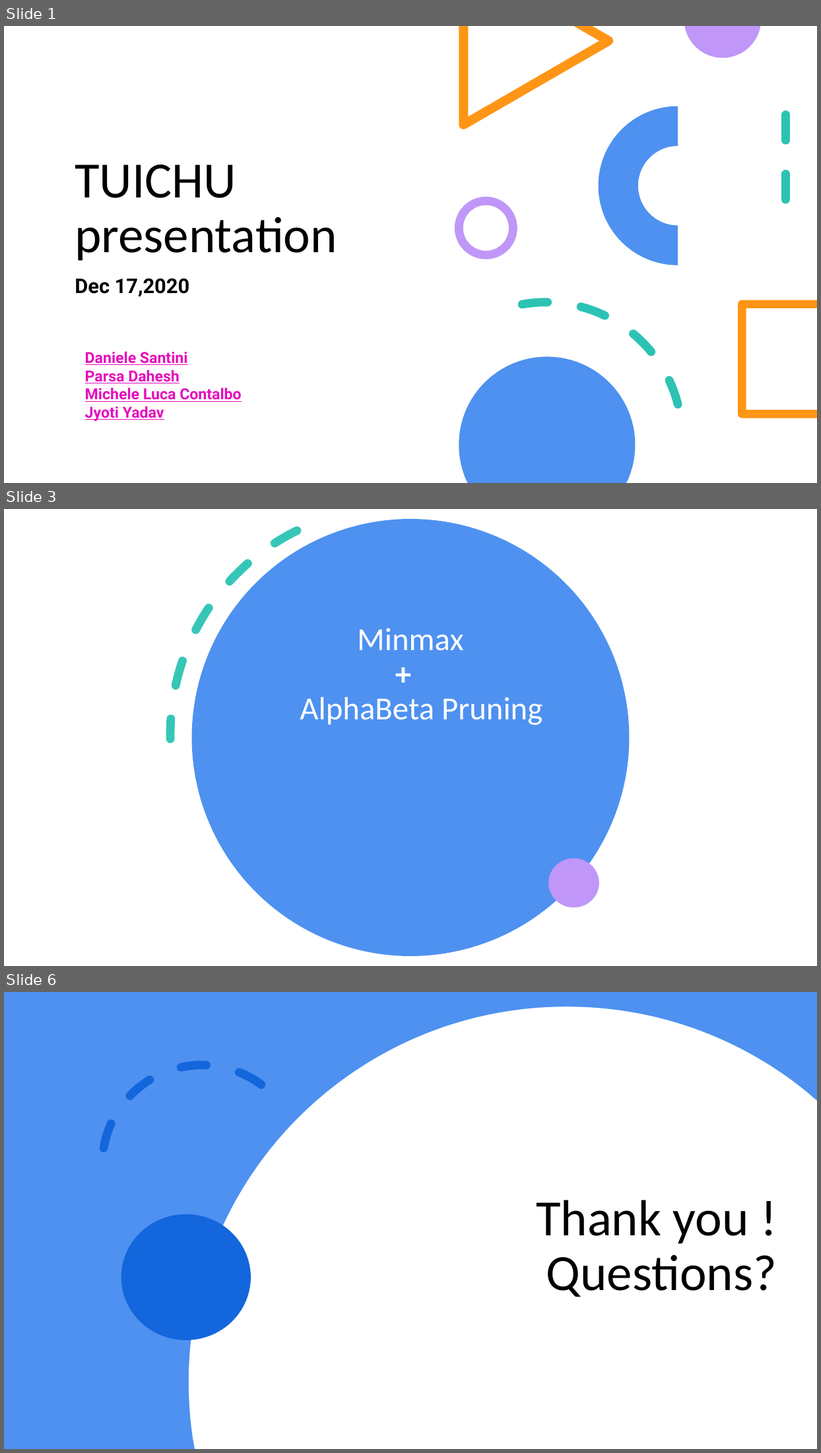
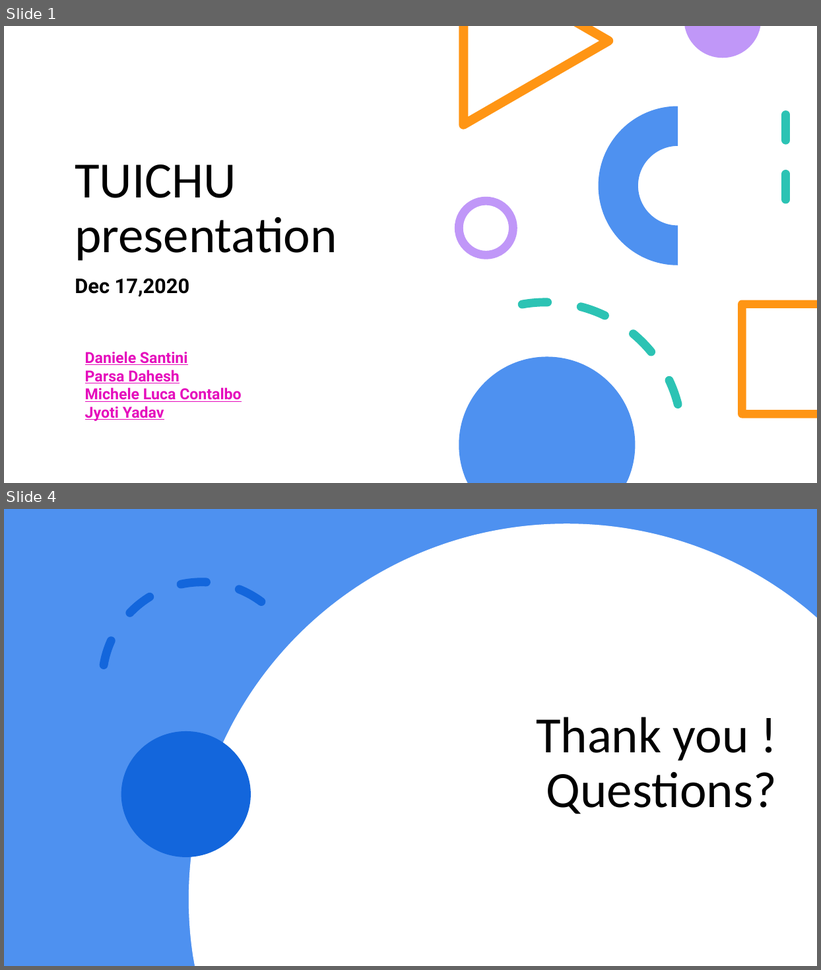
Before and after one commit to Danysan1/tablut-ai, a slide deck: Tuichu.pptx. Shown one above the other, each under a label of ours: slides 1, 3 and 6 before the commit, slides 1 and 4 after it; the slides between them are not shown. The pictures are 821x1453 and 821x970 pixels, drawn with LibreOffice and Linux fonts; fonts in the diff are those of the drawing. Boxes give left, top, right and bottom in pixels: in the first picture for what was removed or moved away, otherwise in the second. Text is boxed around its words. In the diff, an @@ line names an element or a change of style, - is before the commit and + after.

```diff
--- a/Tuichu.pptx
+++ b/Tuichu.pptx
@@ slide 3 removed at <box>4,509,817,966</box>, background #FFFFFF @@
@@ rectangle removed at <box>4,509,817,966</box> @@
@@ arc (boxed as its full ellipse) removed at <box>93,509,702,966</box> @@
@@ ellipse removed at <box>192,519,629,956</box> @@
@@ freeform shape removed at <box>684,509,760,541</box> @@
@@ freeform shape removed at <box>704,509,761,533</box> @@
@@ title removed at <box>300,628,543,725</box> @@
-Minmax
-+
-AlphaBeta Pruning
@@ ellipse removed at <box>548,859,599,908</box> @@
@@ freeform shape removed at <box>13,890,131,966</box> @@
@@ what was slide 6 is now slide 4 @@
```
Also in this commit, not shown: 2 slides changed, 1 other slide removed, 1 other file.
